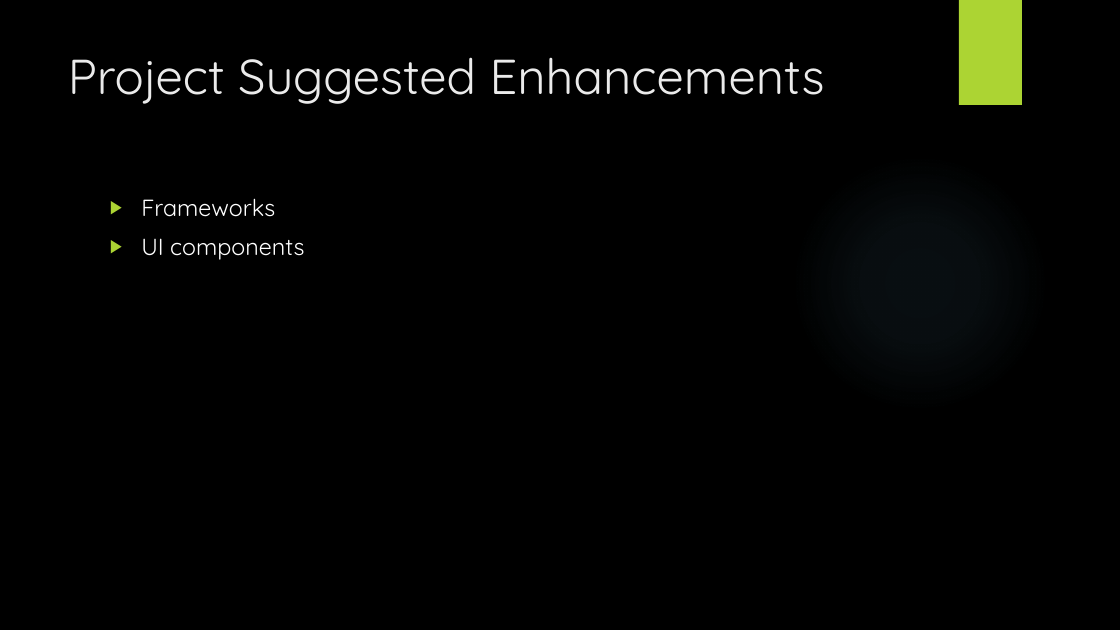
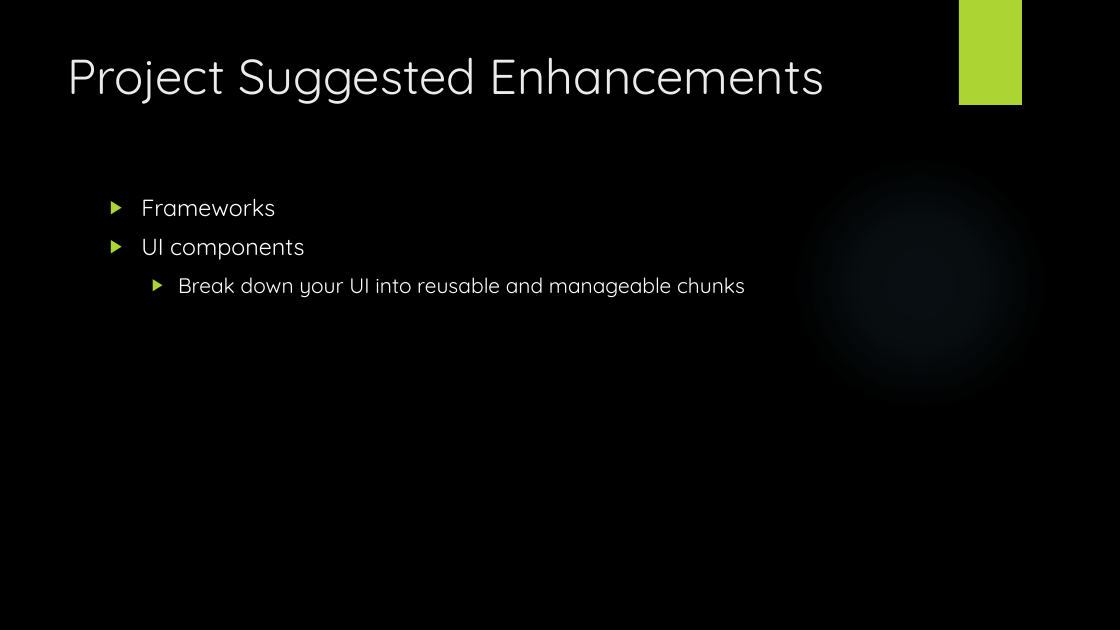
Before and after one commit to TheBrokenTheory/CapstoneProject2019, a slide deck: slide 9 of Documentation/BetaPresentation.pptx. Drawn at 1120x630 pixels with LibreOffice and Linux fonts; fonts in the diff are those of the drawing; background and template pictures are left out. Boxes give left, top, right and bottom in pixels: in the first picture for what was removed or moved away, otherwise in the second. Text is boxed around its words. In the diff, an @@ line names an element or a change of style, - is before the commit and + after.

```diff
--- a/Documentation/BetaPresentation.pptx
+++ b/Documentation/BetaPresentation.pptx
@@ text at [178, 277, 745, 298]: paragraph added @@
+  ▶ Break down your UI into reusable and manageable chunks
```
Also in this commit, not shown: 3 other slides changed, 2 slides added, 2 slides removed.
